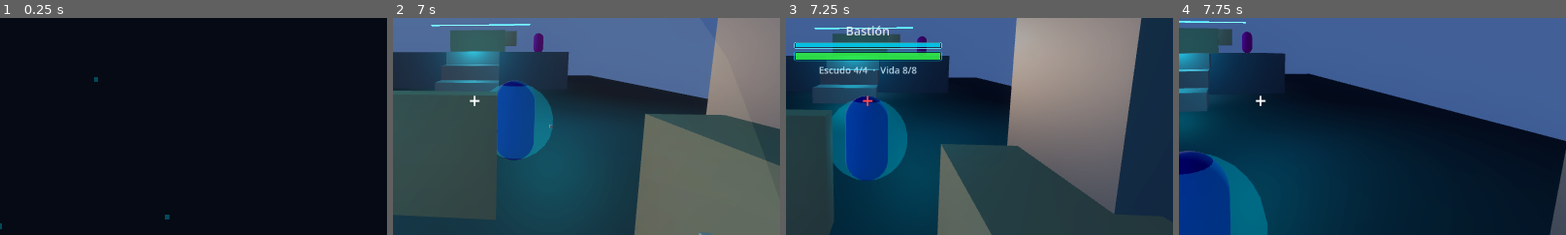
Above: before the commit, frames 1-4 (left to right).
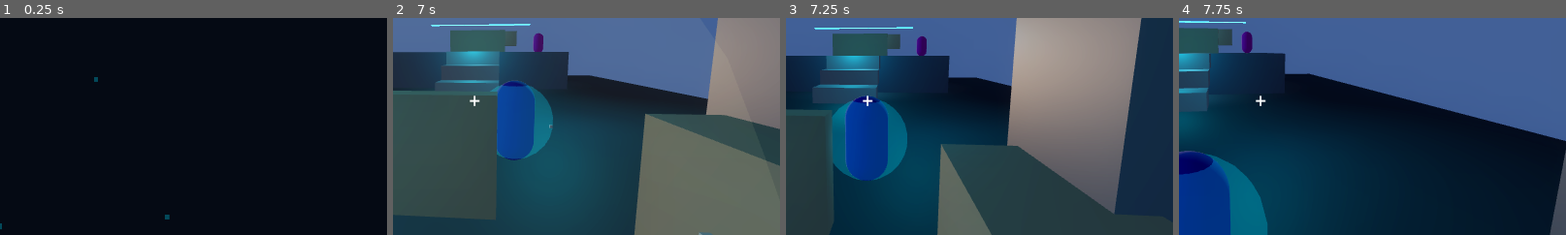
Above: after the commit, the same moments.

Repository: kilder16/NEXUS
Game: Godot game, scene res://scenes/ui/main_menu.tscn
Same seed, same stepped clock (60 frames per second), same inputs: the game is played once before the commit and once after it.
Inputs (mouse positions are % of the whole screen's width and height, from its top left):
- Up to frame 1 (0.25 s): no input
- Up to frame 2 (7 s): tap Enter at 0.5 s; move the mouse to (72, 45) at 0.52 s; hold Right 0.53-1.25 s; tap Q at 0.6 s; click (72, 45) at 0.67 s; tap Space at 0.77, 2, 2.27, 3.77, 4.52, 5.27, 6.77 s; click "JUGAR" at 1.25 s; move the mouse to (45, 50) at 2.02 s; hold Up 2.03-6.53 s; tap E at 2.1 s; move the mouse to (52, 48) at 2.77 s; tap 1 at 2.85 s; move the mouse to (49, 52) at 3.52 s; tap 2 at 3.6 s; click (49, 52) at 3.67 s; move the mouse to (57, 51) at 4.27 s; tap 3 at 4.35 s; move the mouse to (42, 49) at 5.02 s; tap 4 at 5.1 s; move the mouse to (51, 50) at 5.77 s; tap 5 at 5.85 s; click (51, 50) at 5.92 s; move the mouse to (46, 48) at 6.52 s; hold Right from 6.53 s (still down); tap 6 at 6.6 s
- Up to frame 3 (7.25 s): keep holding Right
- Up to frame 4 (7.75 s): move the mouse to (55, 50) at 7.27 s; release Right at 7.28 s; hold Up from 7.28 s (still down); tap 7 at 7.35 s; tap Space at 7.52 s
The pictures show only the part of the screen within x 39-89%, y 31-81%; the shares and areas given below are measured in that part.

Frames 1-2 are identical in both runs. In frame 3, 3.7% of the frame differs, in the area x 2-41%, y 3-41%; in frame 4, nothing differs.

Commit message:
fix(hud): crosshair de colores ahora detecta amarillo/rojo
El raycast del aim usado por _update_enemy_indicator estaba
capado al rango de construcción (build_distance=5) o al valor
del .tscn, lo que impedía detectar enemies más allá del
max_range del arma. Ahora el target_position del raycast se
setea cada frame a max_range*2 (default 100u si el arma no
tiene rango), y se hace force_raycast_update() para que el
siguiente is_colliding refleje el nuevo alcance.

Validado en level_01: pistola (max_range=50) muestra verde
hasta ~40m, amarillo entre 40-50m, rojo más allá de 50m.
El daño del disparo sigue limitado por max_range en
_fire_hitscan — el raycast extendido es SOLO para el feedback
visual del crosshair y la barra de HP del enemy.

Co-Authored-By: Claude Opus 4.7 (1M context) <noreply@anthropic.com>

Diff:
--- a/scripts/player/player.gd
+++ b/scripts/player/player.gd
@@ -479,7 +479,27 @@
 	# el HUD se fade-out.
 	if not hud or not hud.has_method("update_enemy_indicator"):
 		return
+
+	# Alcance del raycast del aim: 2x max_range del arma activa (default
+	# 100u). El raycast es SOLO para feedback visual del crosshair y la
+	# barra de salud — el daño del disparo sigue limitado por w.max_range
+	# en _fire_hitscan, no se afecta.
+	var aim_ray_length: float = 100.0
+	if not weapons.is_empty():
+		var w_range: Weapon = weapons[current_weapon_index]
+		if w_range.max_range > 0.0:
+			aim_ray_length = w_range.max_range * 2.0
+	raycast.target_position = Vector3(0, 0, -aim_ray_length)
+	raycast.force_raycast_update()
+
+	# Dos buckets de "enemy apuntado":
+	# - aimed: con el filtro estricto de 40u, alimenta la barra de HP del
+	#   EnemyHealthIndicator (preservamos comportamiento original).
+	# - aimed_far: cualquier enemy en el raycast extendido, alimenta el
+	#   color del crosshair (para que amarillo/rojo se vean al borde y
+	#   fuera del max_range del arma).
 	var aimed: Node = null
+	var aimed_far: Node = null
 	var aim_distance: float = 0.0
 	if raycast.is_colliding():
 		var collider = raycast.get_collider()
@@ -487,6 +507,7 @@
 			aim_distance = camera.global_position.distance_to(raycast.get_collision_point())
 			if aim_distance <= enemy_indicator_max_distance:
 				aimed = collider
+			aimed_far = collider
 	hud.update_enemy_indicator(aimed)
 
 	# Indicador de alcance del crosshair: verde si el enemy apuntado está
@@ -495,7 +516,7 @@
 	# (granada/bazuca tienen radio en vez de rango lineal; no aplica).
 	if hud.has_method("set_crosshair_color"):
 		var color: Color = Color(1, 1, 1, 1)  # default blanco
-		if aimed != null and not weapons.is_empty():
+		if aimed_far != null and not weapons.is_empty():
 			var w: Weapon = weapons[current_weapon_index]
 			if w.type != "grenade" and w.type != "rocket" and w.max_range > 0.0:
 				var ratio: float = aim_distance / w.max_range
